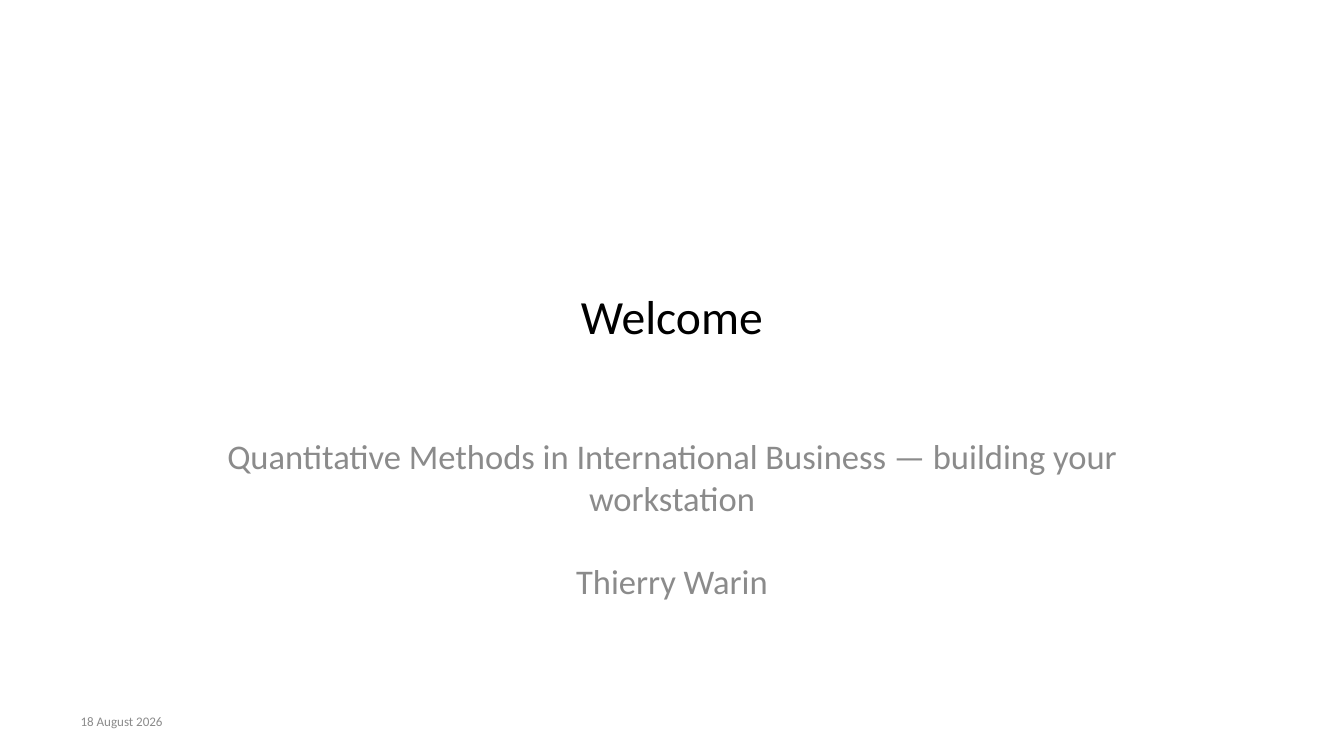
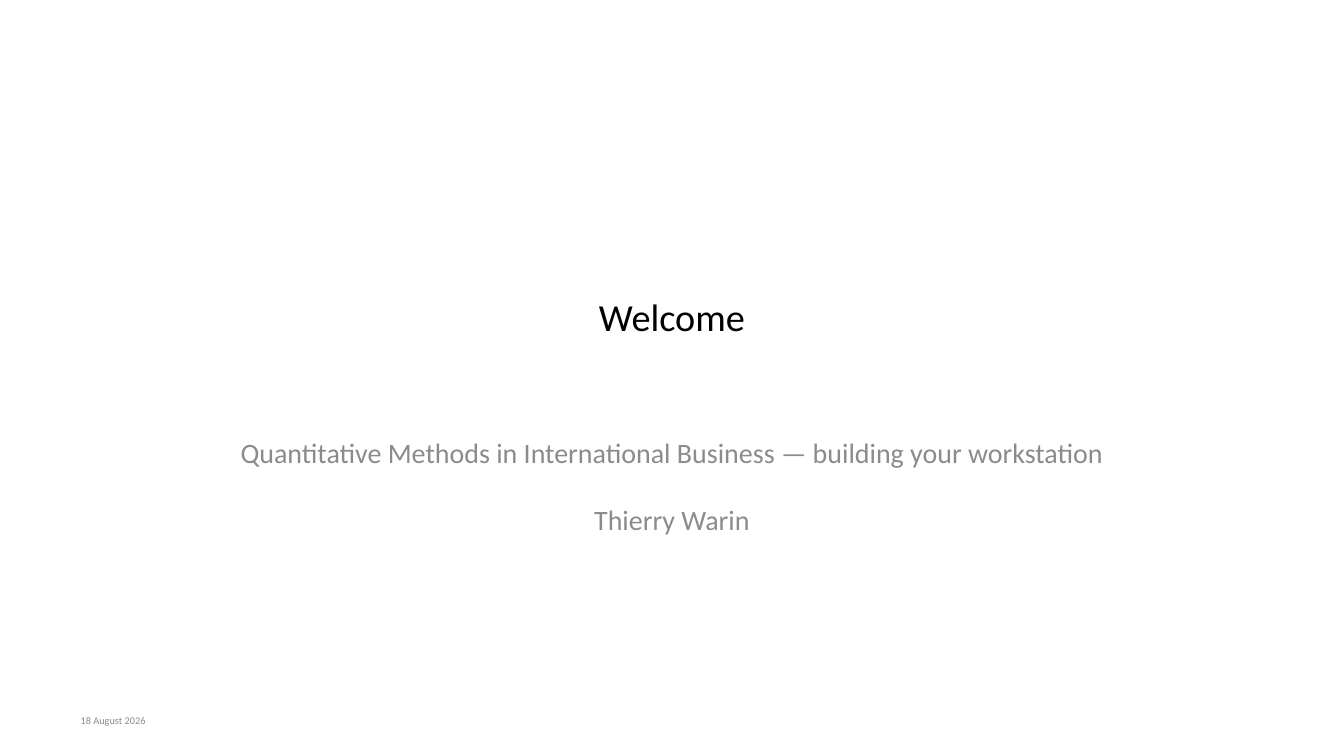
Before and after one commit to warint/quantitative-methods, a slide deck: slide 1 of 01-foundations-scenarios-and-tools/00-pre-session/slides-welcome-and-setup.pptx. Drawn at 1344x756 pixels with LibreOffice and Linux fonts; fonts in the diff are those of the drawing. Boxes give left, top, right and bottom in pixels: in the first picture for what was removed or moved away, otherwise in the second. Text is boxed around its words. In the diff, an @@ line names an element or a change of style, - is before the commit and + after.

```diff
--- a/01-foundations-scenarios-and-tools/00-pre-session/slides-welcome-and-setup.pptx
+++ b/01-foundations-scenarios-and-tools/00-pre-session/slides-welcome-and-setup.pptx
@@ title "Welcome" at <box>599,304,745,332</box>: size 25.5 to 20.5 pt @@
@@ subtitle "Quantitative Methods in International Business ..." at <box>241,443,1103,535</box>: size 18.5 to 15 pt @@
@@ text "18 August 2026" at <box>81,717,146,726</box>: size 7 to 5.5 pt @@
```
Also in this commit, not shown: 46 other slides changed, 13 other files.
